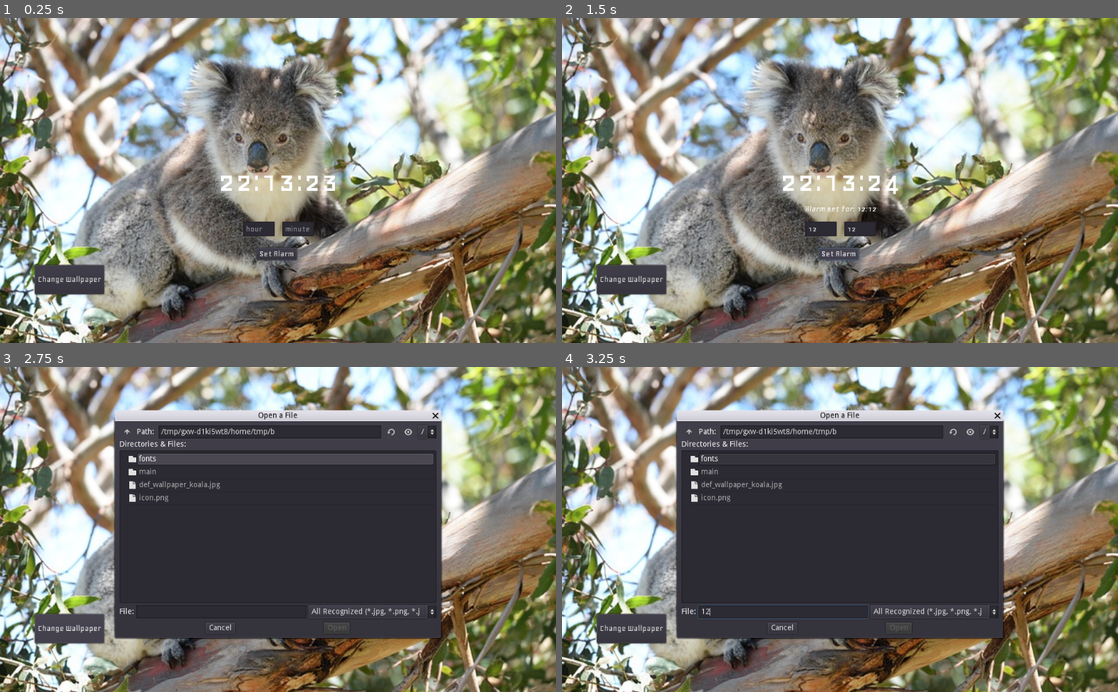
Above: before the commit, frames 1-4 (two rows, left to right).
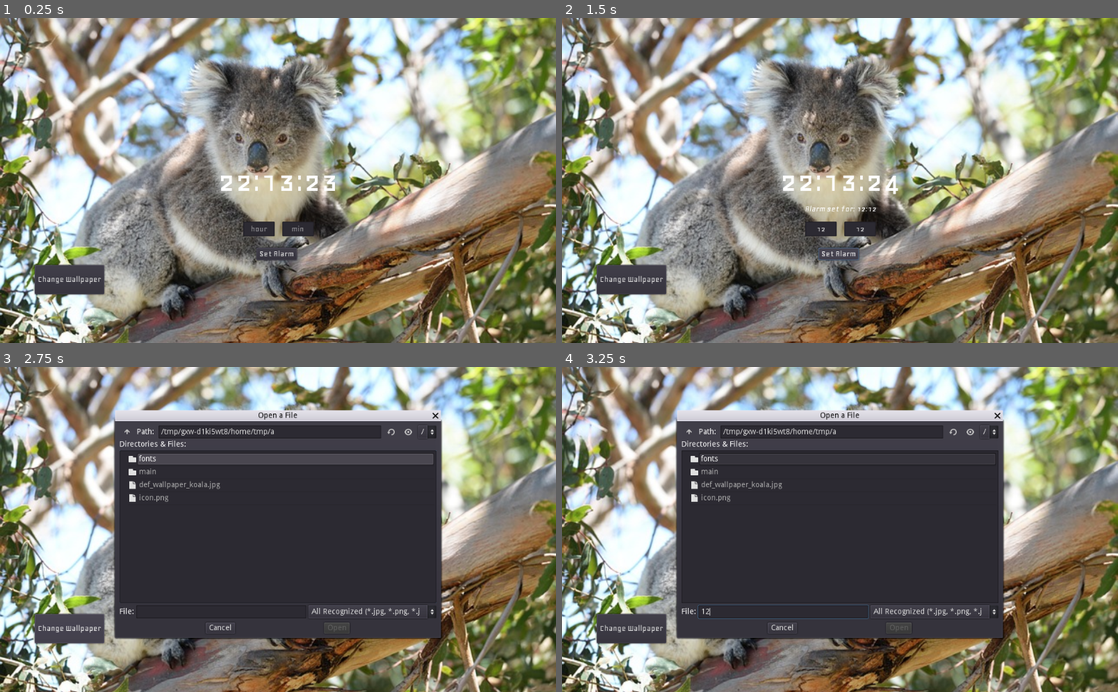
Above: after the commit, the same moments.

Repository: Quinhz/godowake
Game: Godot game, scene res://main/Main.tscn
Same seed, same stepped clock (60 frames per second), same inputs: the game is played once before the commit and once after it.
Inputs (mouse positions are in pixels of both pictures, inside the frame that each line leads up to):
- Up to frame 1 (0.25 s): no input
- Up to frame 2 (1.5 s): click (823, 229) at 0.52 s; type "12" at 0.6 s; click (862, 229) at 0.75 s; type "12" at 0.83 s; click "Set Alarm" at 1.25 s
- Up to frame 3 (2.75 s): click "Change Wallpaper" at 2 s
- Up to frame 4 (3.25 s): click (784, 610) at 2.77 s; type "12" at 2.85 s

The runs differ from the first frame. In frame 1, less than 0.1% of the frame differs, in the area x 44-56%, y 63-66%; in frame 2, less than 0.1%; in frame 3, less than 0.1%; in frame 4, less than 0.1%.

Commit message:
fix: secure alarm validation and state reset on invalid input; set a new time reset the previous time value and stop the alarm.

Diff:
--- a/main/Main.gd
+++ b/main/Main.gd
@@ -46,16 +46,18 @@
 		var tex =ImageTexture.new()
 		tex.create_from_image(img)
 		$Wallpaper.texture = tex
-		print("External wallpaper loaded.")
+#		print("External wallpaper loaded.")
 	else:
-		print("Error loading from PC: ", error)
+#		pass
+		return
+#		print("Error loading from PC: ", error)
 
 func play_alarm():
 	if active_alarm and not alarm_sound.playing:
 		alarm_sound.play()
 		$StopAlarm.show()
 		$LabelStatus.text = "Ringing"
-		print("HEY DEV!")
+#		print("HEY DEV!")
 
 func save_config(image_path):
 	var config = ConfigFile.new()
@@ -83,14 +85,25 @@
 func _on_SetAlarm_pressed():
 	var h = int($HourInput.text)
 	var m = int($MinInput.text)
+	var curr_time = OS.get_time()
 
 	if h >= 0 and h < 24 and m>= 0 and m < 60:
 		alarm_hour = h
 		alarm_minute = m
 		active_alarm = true
-		$LabelStatus.text = "Alarm set for: %02d:%02d" % [h, m]
+		if $StopAlarm.visible and alarm_sound.playing:
+			$StopAlarm.hide()
+			$LabelStatus.text = ""
+			alarm_sound.stop()
+			active_alarm = false
+		if active_alarm:
+			$LabelStatus.text = "Alarm set for: %02d:%02d" % [h, m]
 	else:
+		alarm_hour = -1
+		alarm_minute = -1
+		active_alarm = false
 		$LabelStatus.text = "Invalid Time!"
+	print(active_alarm)
 
 
 func _on_StopAlarm_pressed():
@@ -98,4 +111,3 @@
 	active_alarm = false
 	alarm_sound.stop()
 	$LabelStatus.text = ""
-	$SetAlarm.show()
--- a/main/Main.tscn
+++ b/main/Main.tscn
@@ -68,7 +68,9 @@
 margin_right = 29.0
 margin_bottom = 12.0
 custom_fonts/font = SubResource( 2 )
+align = 1
 max_length = 2
+virtual_keyboard_type = 3
 placeholder_text = "hour"
 __meta__ = {
 "_edit_use_anchors_": true
@@ -84,7 +86,9 @@
 margin_right = 29.0
 margin_bottom = 12.0
 custom_fonts/font = SubResource( 2 )
-placeholder_text = "minute"
+align = 1
+max_length = 2
+placeholder_text = "min"
 __meta__ = {
 "_edit_use_anchors_": true
 }
@@ -140,7 +144,7 @@
 [node name="FileDialog" type="FileDialog" parent="."]
 margin_right = 315.0
 margin_bottom = 130.0
-window_title = "Choose your wallpaper"
+window_title = "Open a File"
 mode = 0
 access = 2
 filters = PoolStringArray( "*.jpg", "*.png", "*.jpeg" )
